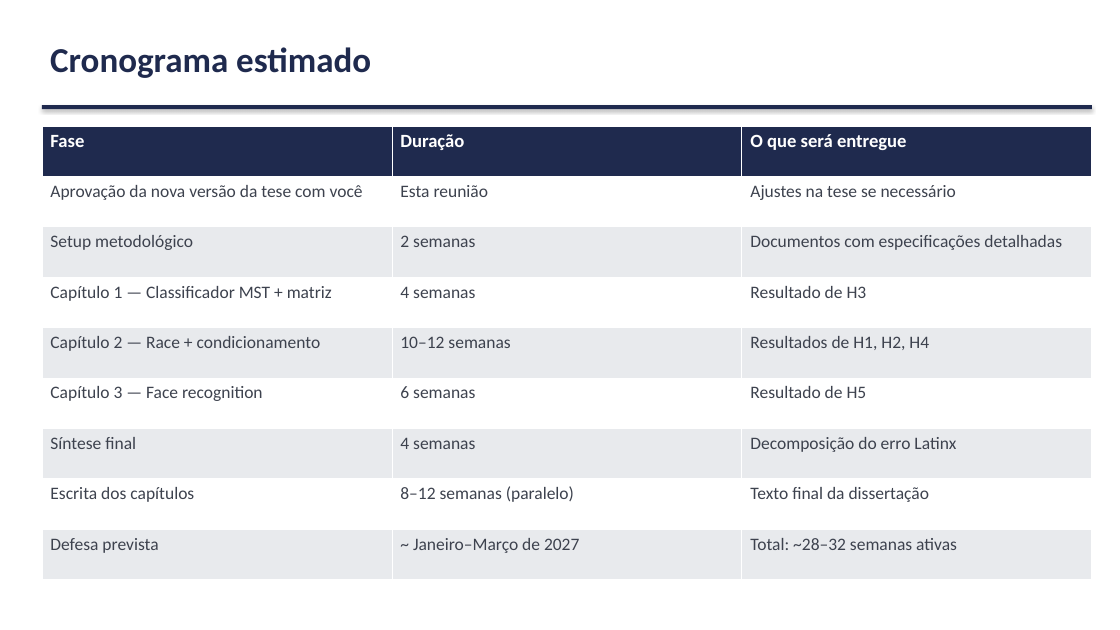
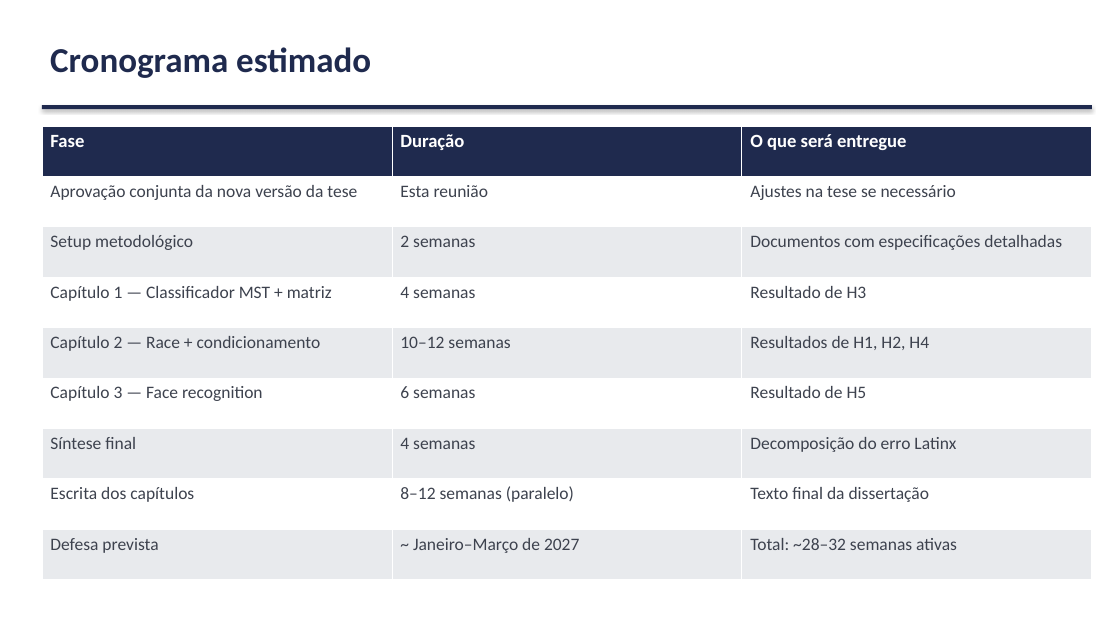
Before and after one commit to marcellozzetti/Facial-Recognition-Models-Mitigating-Bias, a slide deck: slide 24 of docs/ativo/material_reuniao_orientador_v3.2.1.pptx. Drawn at 1120x630 pixels with LibreOffice and Linux fonts; fonts in the diff are those of the drawing. Boxes give left, top, right and bottom in pixels: in the first picture for what was removed or moved away, otherwise in the second. Text is boxed around its words. In the diff, an @@ line names an element or a change of style, - is before the commit and + after.

```diff
--- a/docs/ativo/material_reuniao_orientador_v3.2.1.pptx
+++ b/docs/ativo/material_reuniao_orientador_v3.2.1.pptx
@@ table at (x1=42, y1=126, x2=1093, y2=580) @@
-row 2, column 1: Aprovação da nova versão da tese com você
+row 2, column 1: Aprovação conjunta da nova versão da tese
```
Also in this commit, not shown: 5 other slides changed, 1 other file.
